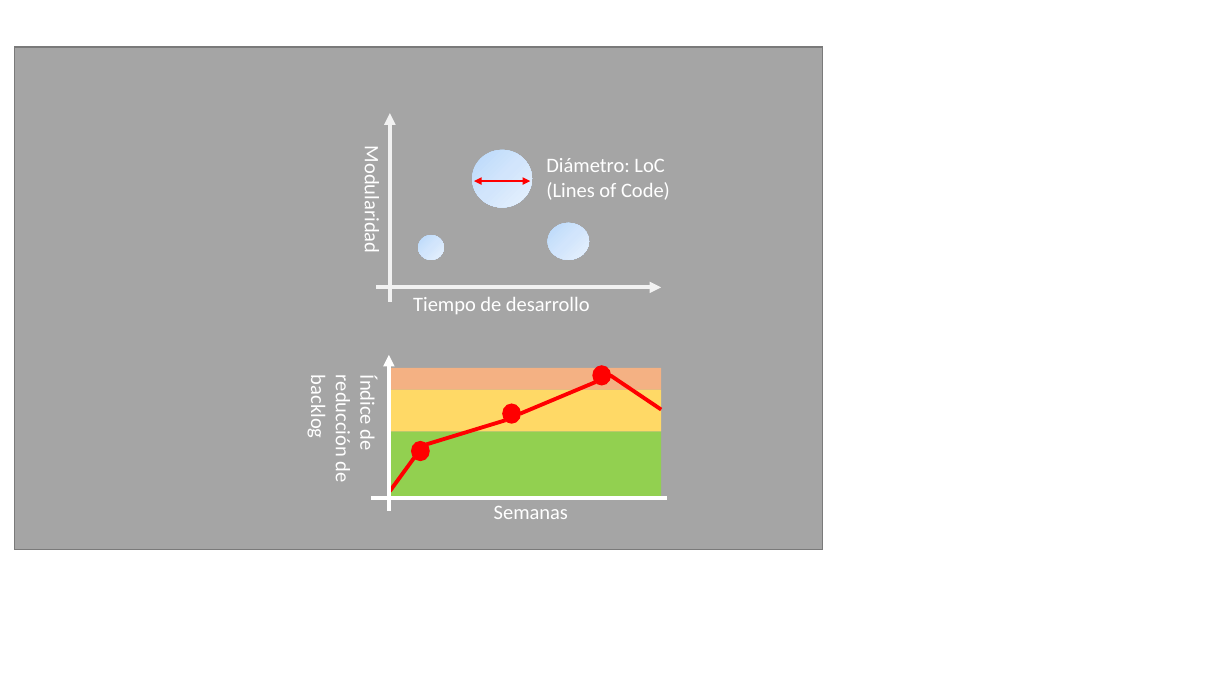
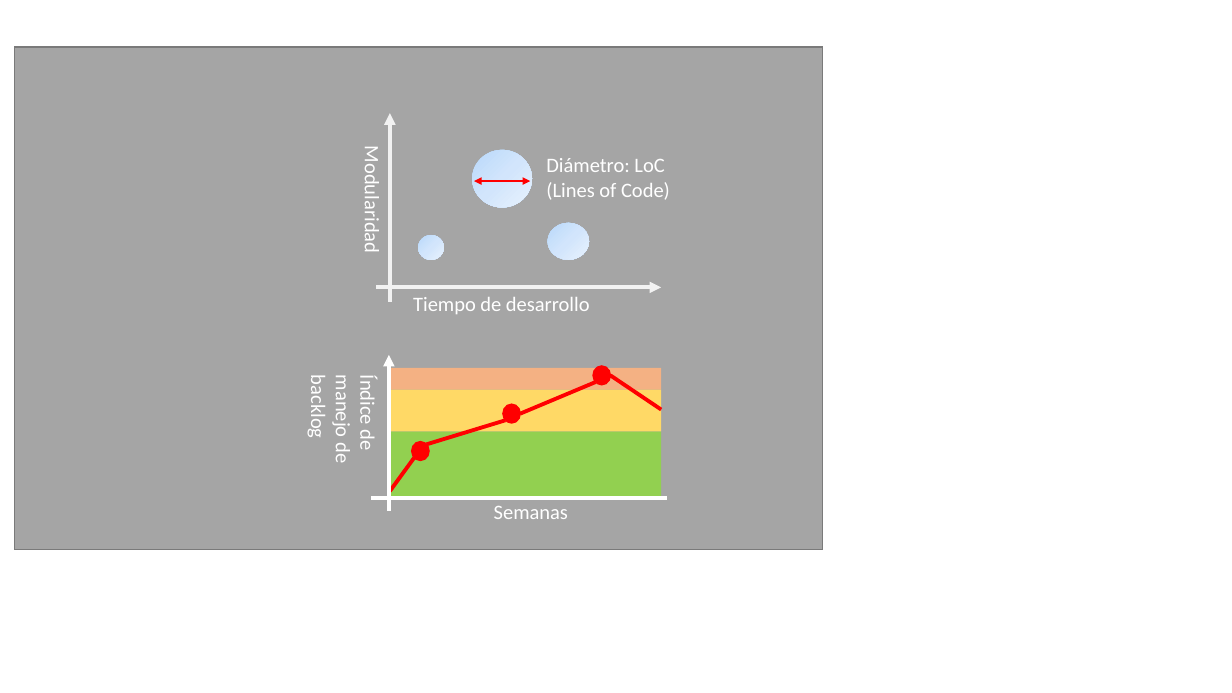
Before and after one commit to the-other-mariana/pm, a slide deck: slide 9 of PM1/project-planning/week6/ideas.pptx. Drawn at 1232x693 pixels with LibreOffice and Linux fonts; fonts in the diff are those of the drawing. Boxes give left, top, right and bottom in pixels: in the first picture for what was removed or moved away, otherwise in the second. Text is boxed around its words. In the diff, an @@ line names an element or a change of style, - is before the commit and + after.

```diff
--- a/PM1/project-planning/week6/ideas.pptx
+++ b/PM1/project-planning/week6/ideas.pptx
@@ text at (306,381,380,462): text changed @@
-Índice de reducción de backlog
+Índice de manejo de backlog
```
Also in this commit, not shown: 10 other files.
